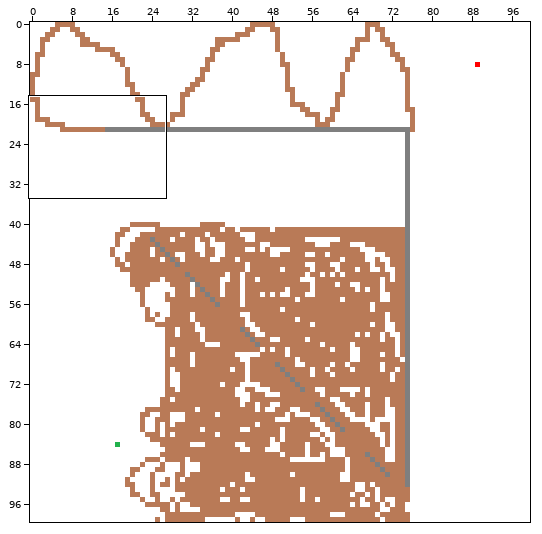
A Tiled map gets an edit: assets/map2.tmx. The first picture is a wide view before the edit; the outline marks the close-up.
Close-up. First the earlier version:
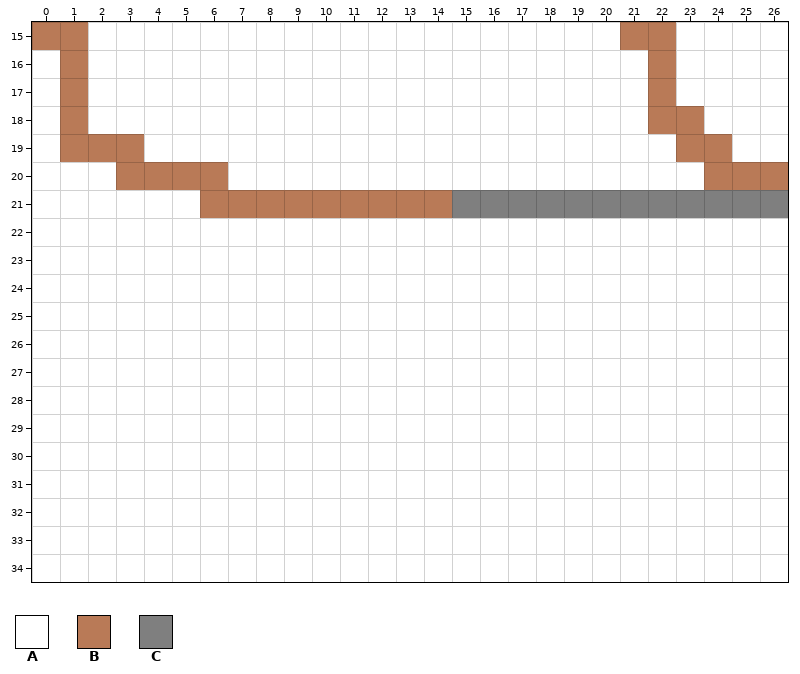
Cells are 32x32 px. Shown: x 0..26, y 15..34. The commit also changed other parts of the map, which this record leaves out. The old version is drawn lined up with the new one.
Key: from "tiles": A 2, B 3, C 6.
_ is an empty cell.
Layer "main_map2" before, first column x 0:
15 BBAAAAAAAAAAAAAAAAAAABBAAAA
16 ABAAAAAAAAAAAAAAAAAAAABAAAA
17 ABAAAAAAAAAAAAAAAAAAAABAAAA
18 ABAAAAAAAAAAAAAAAAAAAABBAAA
19 ABBBAAAAAAAAAAAAAAAAAAABBAA
20 AAABBBBAAAAAAAAAAAAAAAAABBB
21 AAAAAABBBBBBBBBCCCCCCCCCCCC
22 AAAAAAAAAAAAAAAAAAAAAAAAAAA
23 AAAAAAAAAAAAAAAAAAAAAAAAAAA
24 AAAAAAAAAAAAAAAAAAAAAAAAAAA
25 AAAAAAAAAAAAAAAAAAAAAAAAAAA
26 AAAAAAAAAAAAAAAAAAAAAAAAAAA
27 AAAAAAAAAAAAAAAAAAAAAAAAAAA
28 AAAAAAAAAAAAAAAAAAAAAAAAAAA
29 AAAAAAAAAAAAAAAAAAAAAAAAAAA
30 AAAAAAAAAAAAAAAAAAAAAAAAAAA
31 AAAAAAAAAAAAAAAAAAAAAAAAAAA
32 AAAAAAAAAAAAAAAAAAAAAAAAAAA
33 AAAAAAAAAAAAAAAAAAAAAAAAAAA
34 AAAAAAAAAAAAAAAAAAAAAAAAAAA
The result:
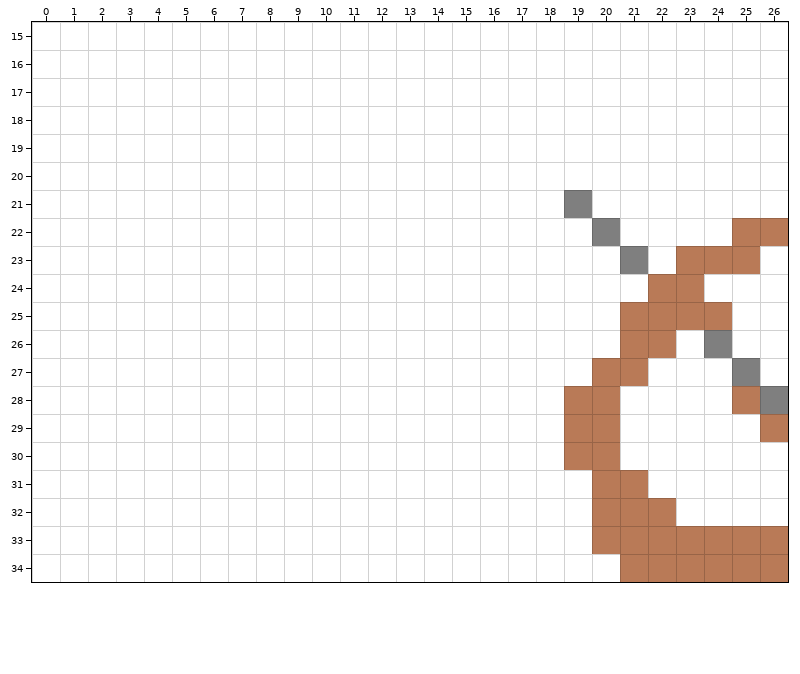
Difference:
map size 100x100 -> 50x50 cells
Layer "main_map2":
y 15: x 0..1 BB -> AA; x 21..22 BB -> AA
y 16..17: x 1 B -> A; x 22 B -> A
y 18: x 1 B -> A; x 22..23 BB -> AA
y 19: x 1..3 BBB -> AAA; x 23..24 BB -> AA
y 20: x 3..6 BBBB -> AAAA; x 24..26 BBB -> AAA
y 21: x 6..18 BBBBBBBBBCCCC -> AAAAAAAAAAAAA; x 20..26 CCCCCCC -> AAAAAAA
y 22: x 20 A -> C; x 25..26 AA -> BB
y 23: x 21 A -> C; x 23..25 AAA -> BBB
y 24: x 22..23 AA -> BB
y 25: x 21..24 AAAA -> BBBB
y 26: x 21..22 AA -> BB; x 24 A -> C
y 27: x 20..21 AA -> BB; x 25 A -> C
y 28: x 19..20 AA -> BB; x 25..26 AA -> BC
y 29: x 19..20 AA -> BB; x 26 A -> B
y 30: x 19..20 AA -> BB
y 31: x 20..21 AA -> BB
y 32: x 20..22 AAA -> BBB
y 33: x 20..26 AAAAAAA -> BBBBBBB
y 34: x 21..26 AAAAAA -> BBBBBB
Pixel boxes of the changes (left, top, right, bottom) in both close-ups:
changed: (32, 22, 564, 218)
changed: (564, 22, 788, 582)
